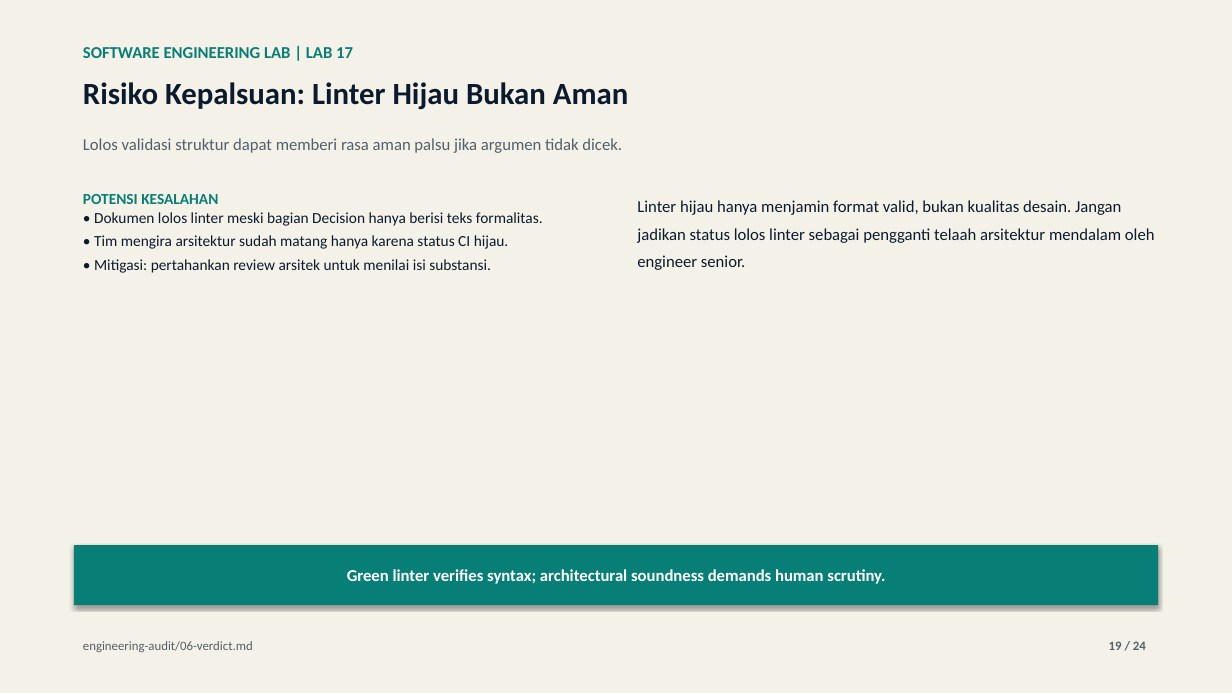
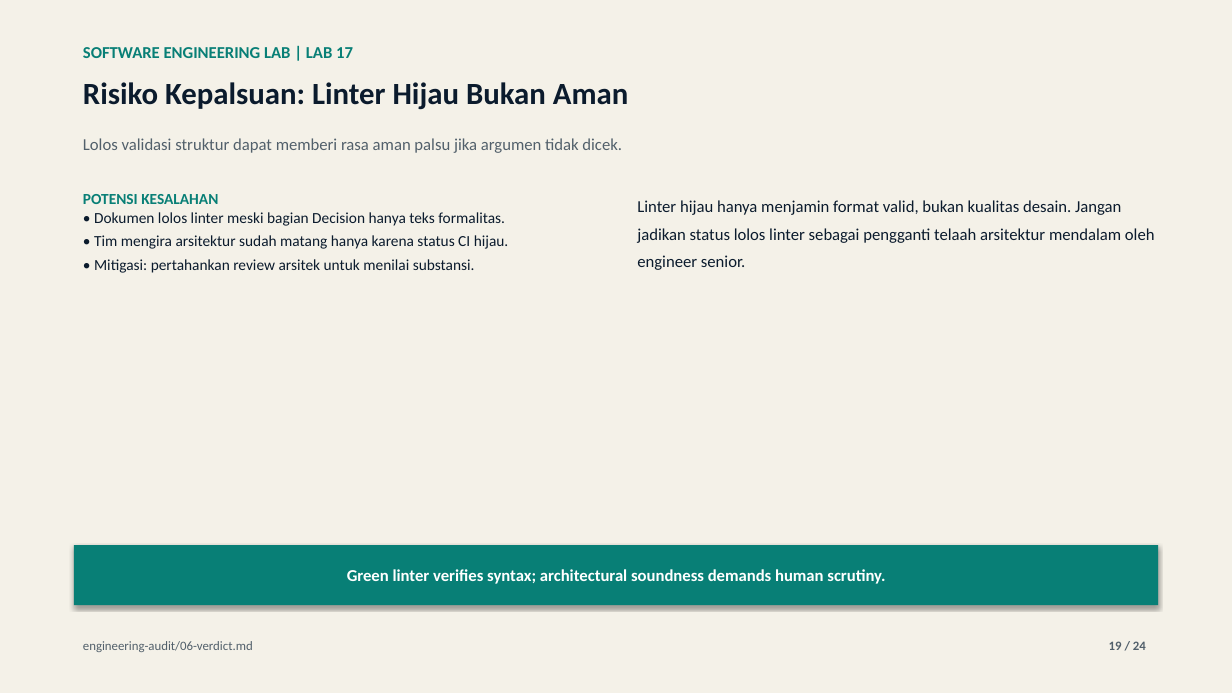
Before and after one commit to lukman-ss/software-engineering-lab, a slide deck: slide 19 of labs/17-architecture-decision-record/result/linkedin/lab-17-architecture-decision-record-carousel.pptx. Drawn at 1232x693 pixels with LibreOffice and Linux fonts; fonts in the diff are those of the drawing. Boxes give left, top, right and bottom in pixels: in the first picture for what was removed or moved away, otherwise in the second. Text is boxed around its words. In the diff, an @@ line names an element or a change of style, - is before the commit and + after.

```diff
--- a/labs/17-architecture-decision-record/result/linkedin/lab-17-architecture-decision-record-carousel.pptx
+++ b/labs/17-architecture-decision-record/result/linkedin/lab-17-architecture-decision-record-carousel.pptx
@@ text at [94,212,505,226]: text changed @@
-• Dokumen lolos linter meski bagian Decision hanya berisi teks formalitas.
+• Dokumen lolos linter meski bagian Decision hanya teks formalitas.
@@ text at [94,259,475,273]: text changed @@
-• Mitigasi: pertahankan review arsitek untuk menilai isi substansi.
+• Mitigasi: pertahankan review arsitek untuk menilai substansi.
```
Also in this commit, not shown: 16 other slides changed, 4 other files.
